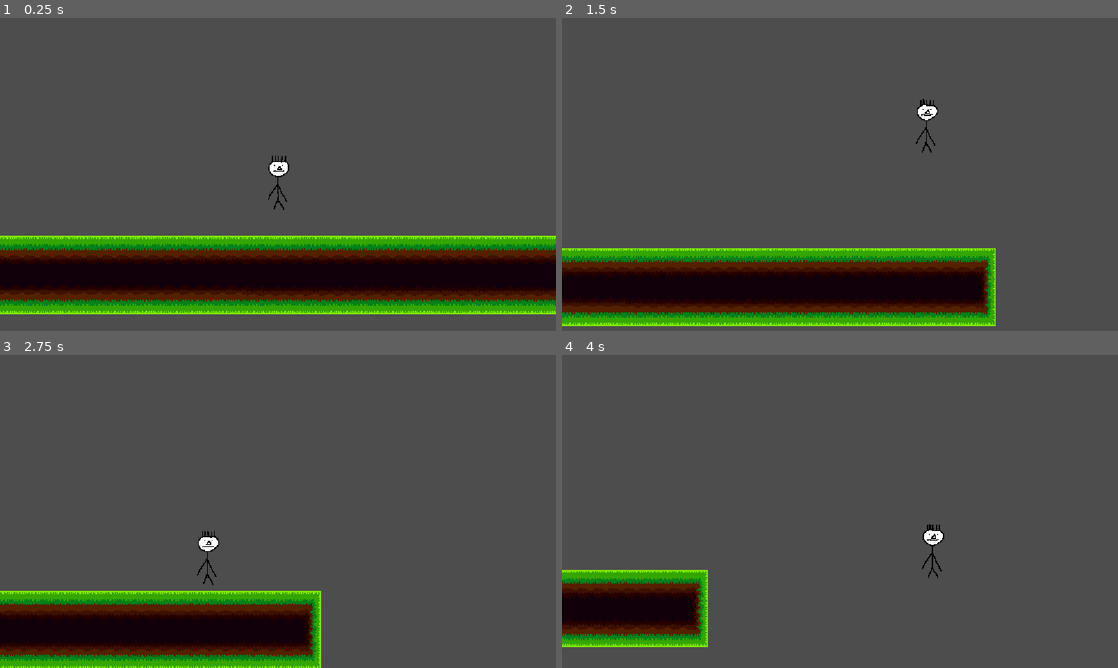
Above: before the commit, frames 1-4 (two rows, left to right).
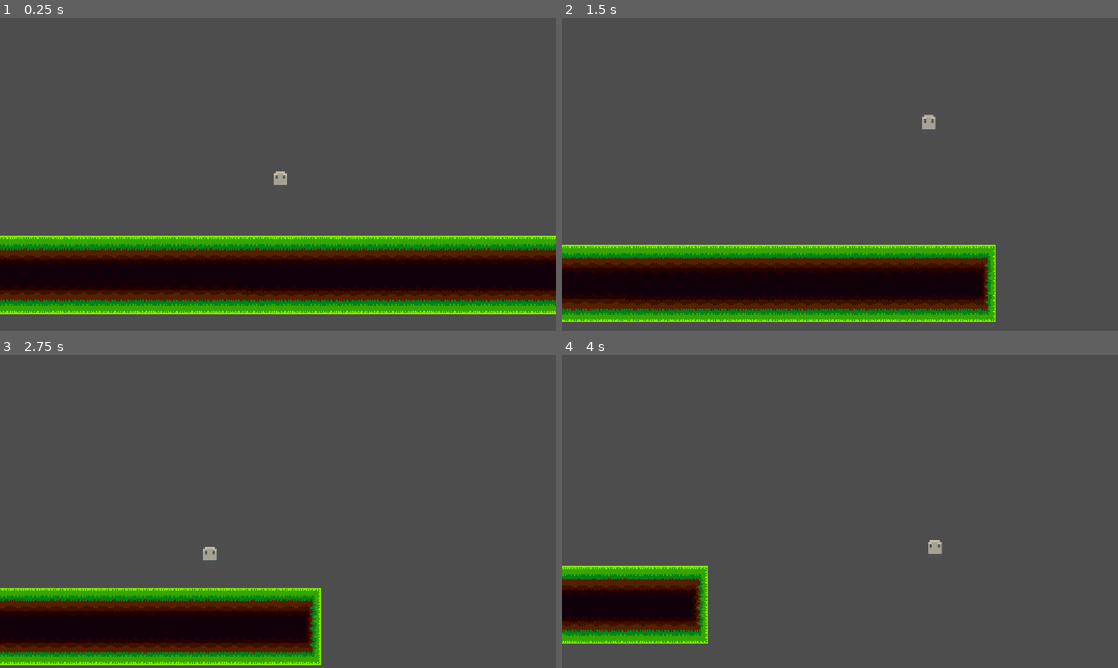
Above: after the commit, the same moments.

Repository: chicken6250/GODOTTHINGYEEEEEEEEEEEEEAAEEAEAEEAEAEAAAAAA
Game: Godot game, scene res://node.tscn
Same seed, same stepped clock (60 frames per second), same inputs: the game is played once before the commit and once after it.
Inputs:
- Up to frame 1 (0.25 s): no input
- Up to frame 2 (1.5 s): hold D (right) from 0.53 s (still down); tap F (fart) at 0.6, 1.35 s; tap W (jump) at 0.77 s
- Up to frame 3 (2.75 s): tap W (jump) at 1.52 s; release D (right) at 2.03 s; hold A (left) from 2.03 s (still down); tap F (fart) at 2.1 s
- Up to frame 4 (4 s): release A (left) at 2.78 s; hold D (right) from 2.78 s (still down); tap F (fart) at 2.85, 3.6 s; tap W (jump) at 3.02, 3.77 s

The runs differ from the first frame. In frame 1, 0.3% of the frame differs, in the area x 48-52%, y 44-62%; in frame 2, 8.2%, in the area x 0-78%, y 25-99%; in frame 3, 6.2%; in frame 4, 3.2%.

Commit message:
Character completed

Diff:
--- a/node.tscn
+++ b/node.tscn
@@ -1,13 +1,36 @@
 [gd_scene format=4 uid="uid://bhss2rc30pepk"]
 
 [ext_resource type="Script" uid="uid://bss4mgihbqfdc" path="res://character_body_2d.gd" id="1_j2q8x"]
-[ext_resource type="Texture2D" uid="uid://b2wwgd0pxkvt3" path="res://guy.png" id="2_112p8"]
 [ext_resource type="AudioStream" uid="uid://1ewsxwkydqe6" path="res://Record (online-voice-recorder.com).mp3" id="3_e2u21"]
+[ext_resource type="Texture2D" uid="uid://cr4nney870mnt" path="res://Character-1.png.png" id="3_r657h"]
 [ext_resource type="AudioStream" uid="uid://cioumj3s0rbiy" path="res://fart-with-reverb.mp3" id="4_bss38"]
+[ext_resource type="Texture2D" uid="uid://7qi5pw1jalrl" path="res://Character-2.png.png" id="4_f0urt"]
+[ext_resource type="Texture2D" uid="uid://bxwgo6rl6lj45" path="res://Character-3.png.png" id="5_jfkdj"]
 [ext_resource type="Texture2D" uid="uid://bqi431i30r8ul" path="res://IMG_6058.png" id="5_tda05"]
+[ext_resource type="Texture2D" uid="uid://c4nr24hpahom1" path="res://Character-4.png.png" id="6_wt6go"]
+
+[sub_resource type="SpriteFrames" id="SpriteFrames_delwc"]
+animations = [{
+"frames": [{
+"duration": 1.0,
+"texture": ExtResource("3_r657h")
+}, {
+"duration": 1.0,
+"texture": ExtResource("4_f0urt")
+}, {
+"duration": 1.0,
+"texture": ExtResource("5_jfkdj")
+}, {
+"duration": 1.0,
+"texture": ExtResource("6_wt6go")
+}],
+"loop": 1,
+"name": &"default",
+"speed": 5.0
+}]
 
 [sub_resource type="RectangleShape2D" id="RectangleShape2D_5lfcx"]
-size = Vector2(101, 202)
+size = Vector2(39, 136)
 
 [sub_resource type="TileSetAtlasSource" id="TileSetAtlasSource_l6pdb"]
 texture = ExtResource("5_tda05")
@@ -123,9 +146,17 @@
 [node name="CharacterBody2D" type="CharacterBody2D" parent="." unique_id=463366891]
 script = ExtResource("1_j2q8x")
 
+[node name="AnimatedSprite2D" type="AnimatedSprite2D" parent="CharacterBody2D" unique_id=656451517]
+z_index = 10
+position = Vector2(18, 183)
+scale = Vector2(2, 2)
+sprite_frames = SubResource("SpriteFrames_delwc")
+autoplay = "default"
+frame_progress = 0.2536011
+
 [node name="CollisionShape2D" type="CollisionShape2D" parent="CharacterBody2D" unique_id=819774028]
 z_index = -2
-position = Vector2(6.5, 206)
+position = Vector2(15.5, 224)
 shape = SubResource("RectangleShape2D_5lfcx")
 
 [node name="Camera2D" type="Camera2D" parent="CharacterBody2D" unique_id=1303901274]
@@ -135,11 +166,6 @@
 position_smoothing_enabled = true
 position_smoothing_speed = 3.0
 drag_vertical_enabled = true
-
-[node name="Sprite2D" type="Sprite2D" parent="CharacterBody2D" unique_id=355957571]
-position = Vector2(16, 184.5)
-scale = Vector2(0.5, 0.493)
-texture = ExtResource("2_112p8")
 
 [node name="jumpthing" type="AudioStreamPlayer" parent="CharacterBody2D" unique_id=1303758314]
 stream = ExtResource("3_e2u21")
Binary file added: Character-1.png.png
Not shown, added: Character-1.png.png.import
Binary file added: Character-2.png.png
Not shown, added: Character-2.png.png.import
Binary file added: Character-3.png.png
Not shown, added: Character-3.png.png.import
Binary file added: Character-4.png.png
Not shown, added: Character-4.png.png.import
